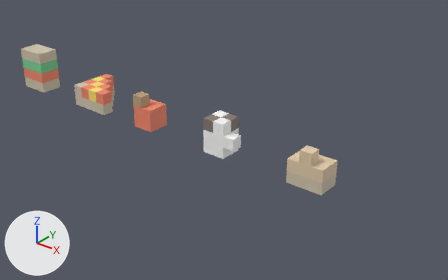
What one commit did to the glTF model modelli/cibo.glb.
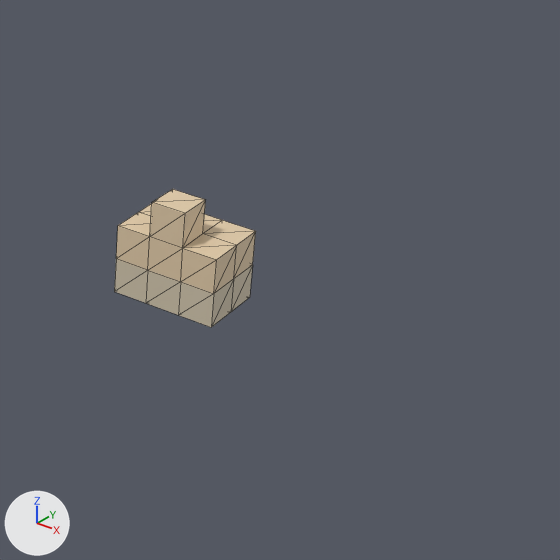
Each version appears first whole from a 50 mm camera at (10.673, -6.21, 1.146) aimed at (9.198, -4.367, 0.003), and next in a close-up on the part from 55% to 100% of the width and 27% to 100% of the height. The axes (+X, +Y, +Z) are drawn at lower left. The lights are the same throughout. The older version's two pictures come first. The close-ups show mesh edges as thin lines.

The first close-up shows 'cibo_brioche'.
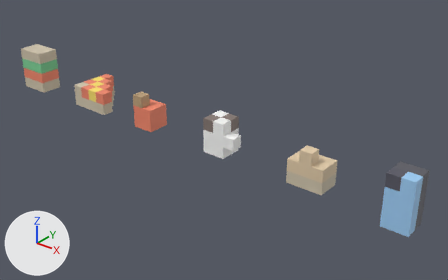
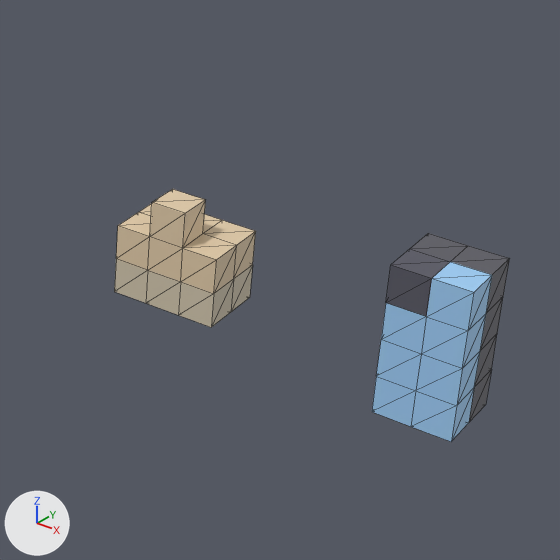
Where the change shows, as pixel boxes [x1, y1, x2, y2] in the close-ups (560 x 560 px):
'cibo_telefono', added: after [372, 233, 510, 442]
    faces in mat_cibo_screen_on (blue #a0cef6): [372, 262, 492, 442]
    faces in mat_cibo_monitor (dark grey #5d5d65): [410, 233, 510, 422]
    faces in mat_cibo_screen (dark grey #595965): [386, 249, 450, 317]

The change, as a diff of the scene's bpy script:
```diff
--- a/modelli/cibo.glb.py
+++ b/modelli/cibo.glb.py
@@ mat_cibo_monitor @@
+mat_cibo_monitor = principled_material('Cibo_monitor')
+mat_cibo_monitor.base_color = (0.11, 0.11, 0.13)  # dark grey #5d5d65
+mat_cibo_monitor.roughness = 0.65
@@ mat_cibo_screen_on @@
+mat_cibo_screen_on = principled_material('Cibo_screen_on')
+mat_cibo_screen_on.base_color = (0.35, 0.62, 0.92)  # blue #a0cef6
+mat_cibo_screen_on.roughness = 0.65
@@ mat_cibo_screen @@
+mat_cibo_screen = principled_material('Cibo_screen')
+mat_cibo_screen.base_color = (0.1, 0.1, 0.13)  # dark grey #595965
+mat_cibo_screen.roughness = 0.65
@@ me_cibo_telefono_001 @@
+me_cibo_telefono_001.from_pydata(...)  # 42 vertices, 80 faces; spans x 0.0..0.1, y -0.05..0.05, z 0.0..0.2
+# faces by material slot: [6, 40, 34]
+me_cibo_telefono_001.materials.append(mat_cibo_screen)  # dark grey #595965
+me_cibo_telefono_001.materials.append(mat_cibo_monitor)  # dark grey #5d5d65
+me_cibo_telefono_001.materials.append(mat_cibo_screen_on)  # blue #a0cef6
@@ ob_cibo_telefono @@
+ob_cibo_telefono = bpy.data.objects.new('cibo_telefono', me_cibo_telefono_001)
+ob_cibo_telefono.location = (10.0, -4.5, 0.0)
```
